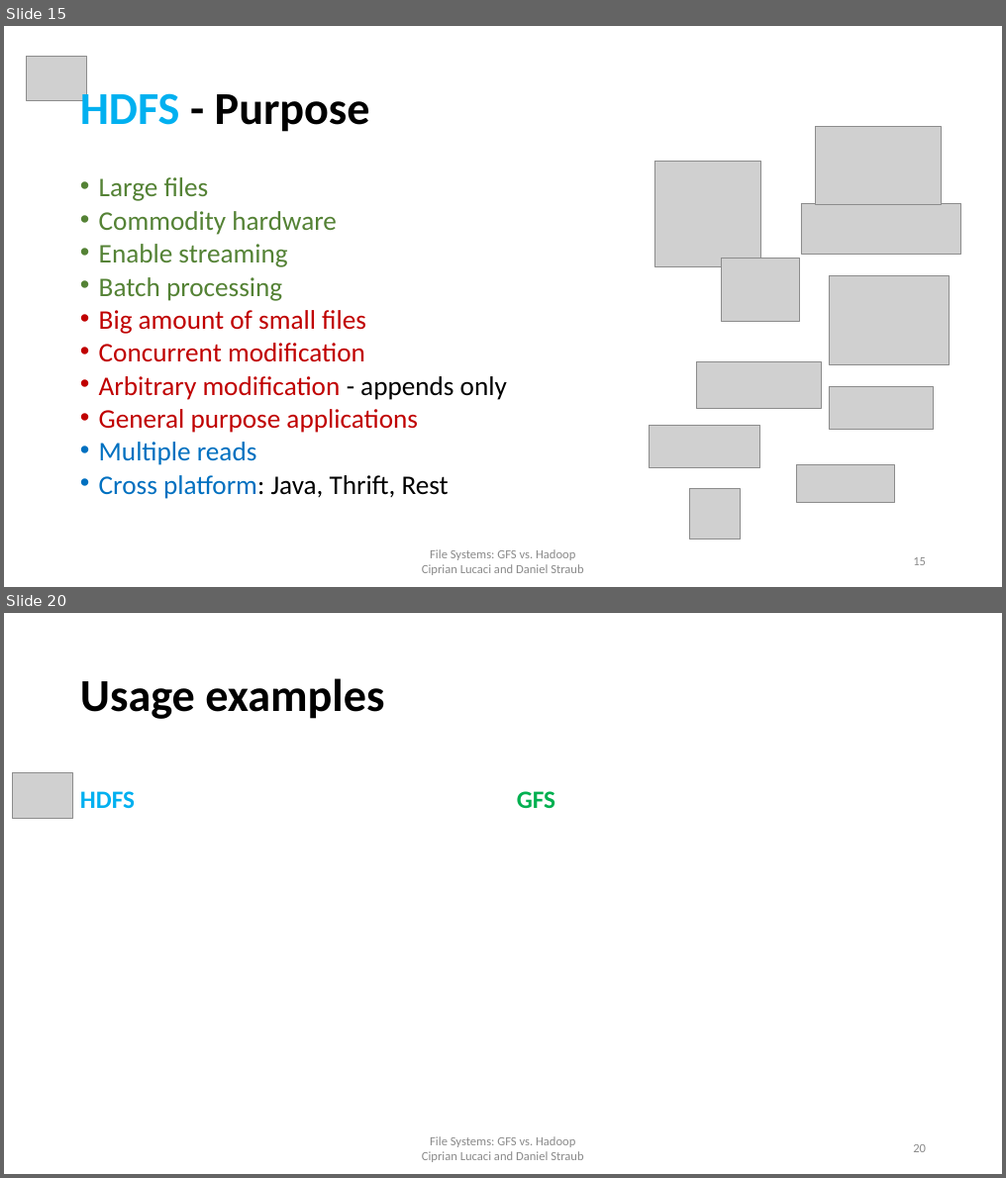
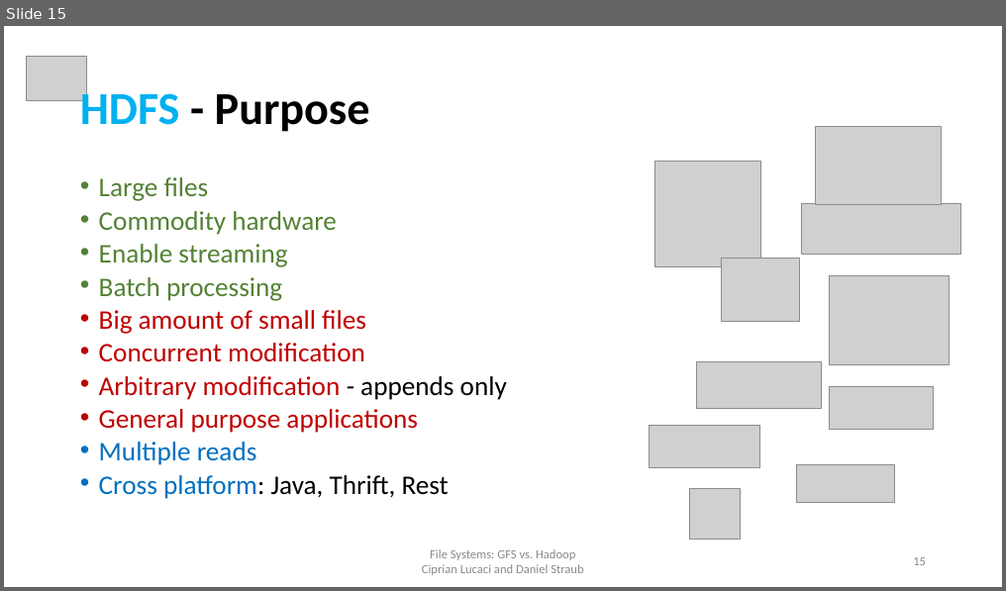
Before and after one commit to cipri7329/ss15-seminar, a slide deck: Presentation/DistributedFileSystems_Cipri.pptx. Shown one above the other, each under a label of ours: slides 15 and 20 before the commit, slide 15 after it; the slides between them are not shown. The pictures are 1006x1178 and 1006x591 pixels, drawn with LibreOffice and Linux fonts; fonts in the diff are those of the drawing; grey boxes stand for pictures; background and template pictures are left out. Boxes give left, top, right and bottom in pixels: in the first picture for what was removed or moved away, otherwise in the second. Text is boxed around its words. In the diff, an @@ line names an element or a change of style, - is before the commit and + after.

Commit message:
hdfs-video

```diff
--- a/Presentation/DistributedFileSystems_Cipri.pptx
+++ b/Presentation/DistributedFileSystems_Cipri.pptx
@@ slide 20 removed at [4,613,1002,1174], background #FFFFFF @@
@@ title removed at [80,678,384,719] @@
-Usage examples
@@ picture removed at [13,773,73,818] @@
@@ text removed at [80,791,135,808] @@
-HDFS
@@ text removed at [517,791,555,808] @@
-GFS
@@ text removed at [422,1137,583,1162] @@
-File Systems: GFS vs. Hadoop
-Ciprian Lucaci and Daniel Straub
@@ page number removed at [913,1145,926,1153] @@
-20
```
Also in this commit, not shown: 1 slide changed, 5 other slides removed, 15 other files.
